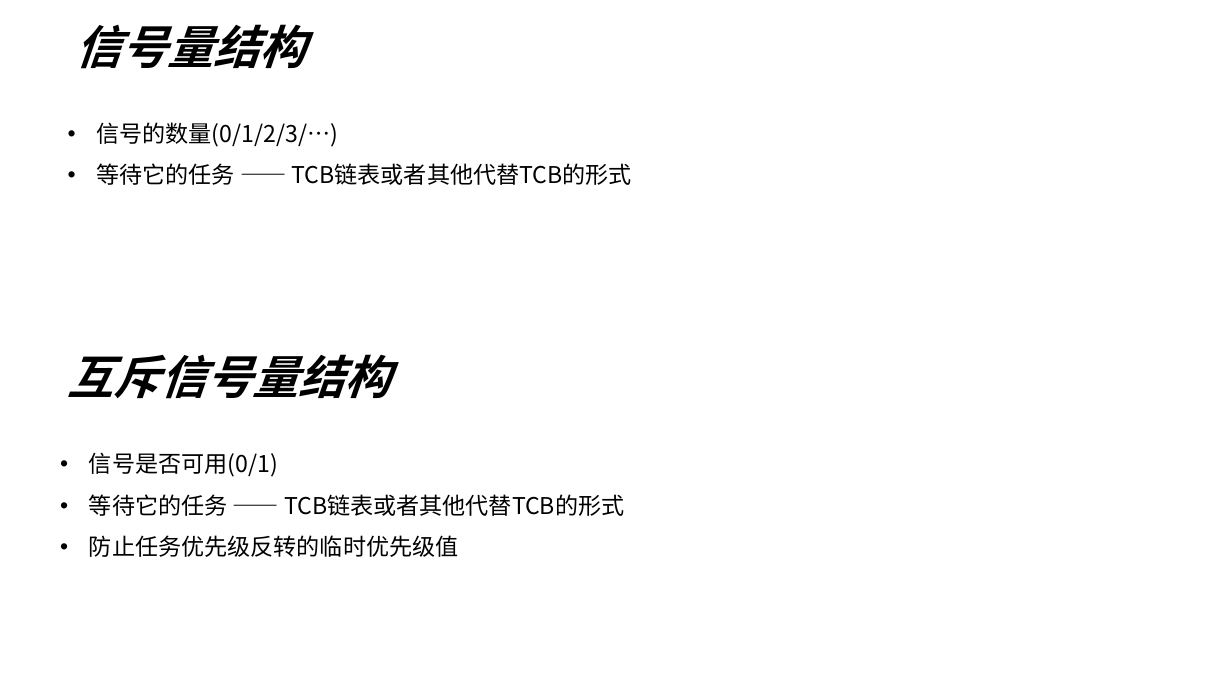
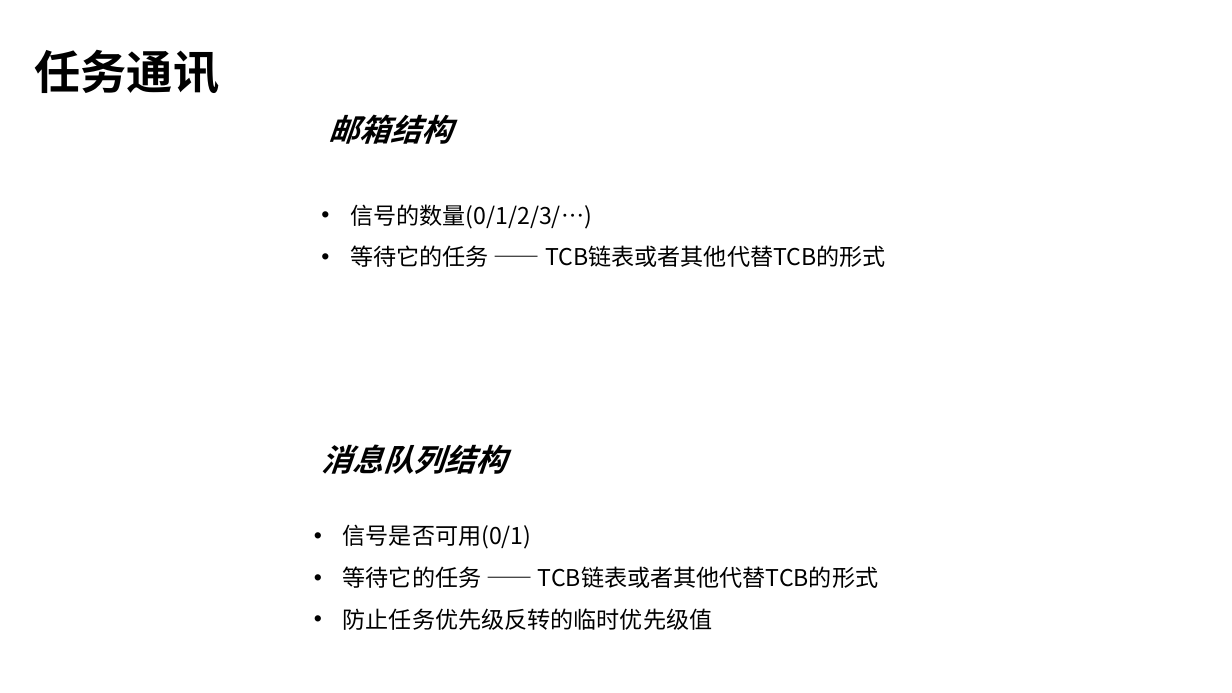
Before and after one commit to linghuix/UcosII-embedded-system, a slide deck: slide 10 of image/1.UCOS分析与深入解读.pptx (slide 8 before the commit). Drawn at 1232x693 pixels with LibreOffice and Linux fonts; fonts in the diff are those of the drawing. Boxes give left, top, right and bottom in pixels: in the first picture for what was removed or moved away, otherwise in the second. Text is boxed around its words. In the diff, an @@ line names an element or a change of style, - is before the commit and + after.

```diff
--- a/image/1.UCOS分析与深入解读.pptx
+++ b/image/1.UCOS分析与深入解读.pptx
@@ text added at [35, 50, 220, 93], 36 pt, text #000000, bold @@
+任务通讯
@@ title at [329, 114, 452, 144]: text changed; size 36 to 24 pt @@
-信号量结构
+邮箱结构
@@ text "信号的数量(0/1/2/3/…)": place and size @@
-text "信号的数量(0/1/2/3/…)" at [96, 122, 632, 185]
+text "信号的数量(0/1/2/3/…)" at [350, 204, 885, 267]
@@ text at [321, 444, 506, 474]: text changed; size 36 to 24 pt @@
-互斥信号量结构
+消息队列结构
@@ text "信号是否可用(0/1)": place and size @@
-text "信号是否可用(0/1)" at [89, 452, 624, 557]
+text "信号是否可用(0/1)" at [343, 524, 878, 630]
```
Also in this commit, not shown: 6 other slides changed, 1 slide added, 44 other files.
